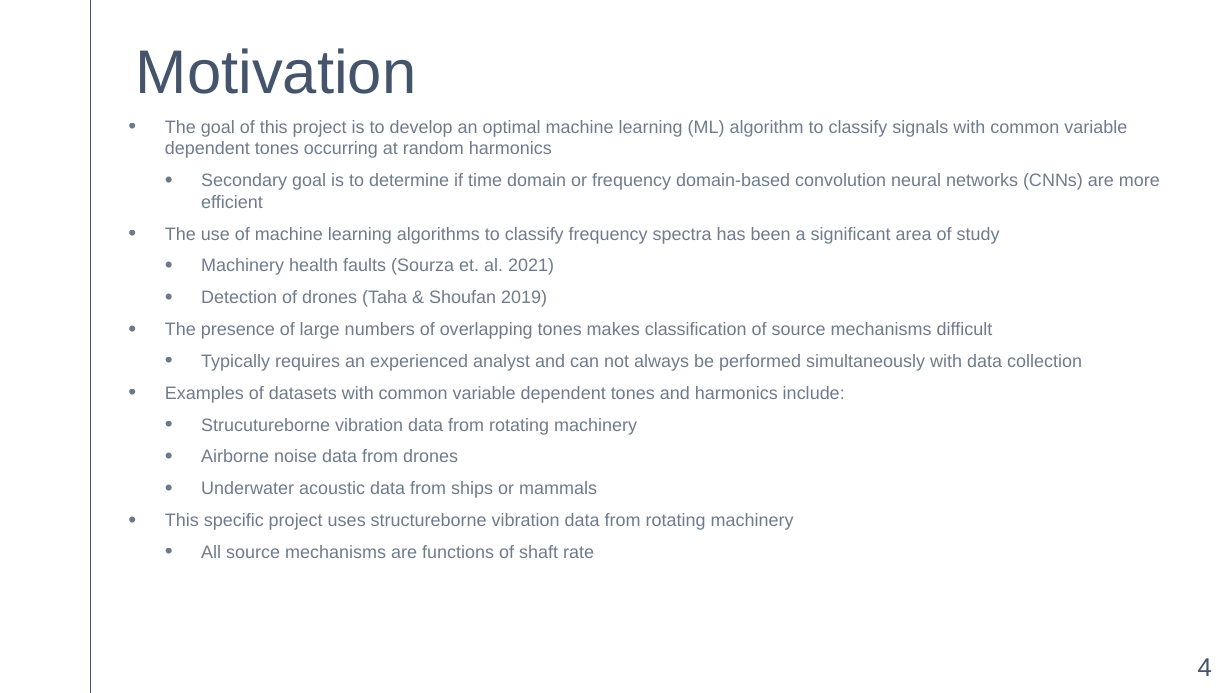
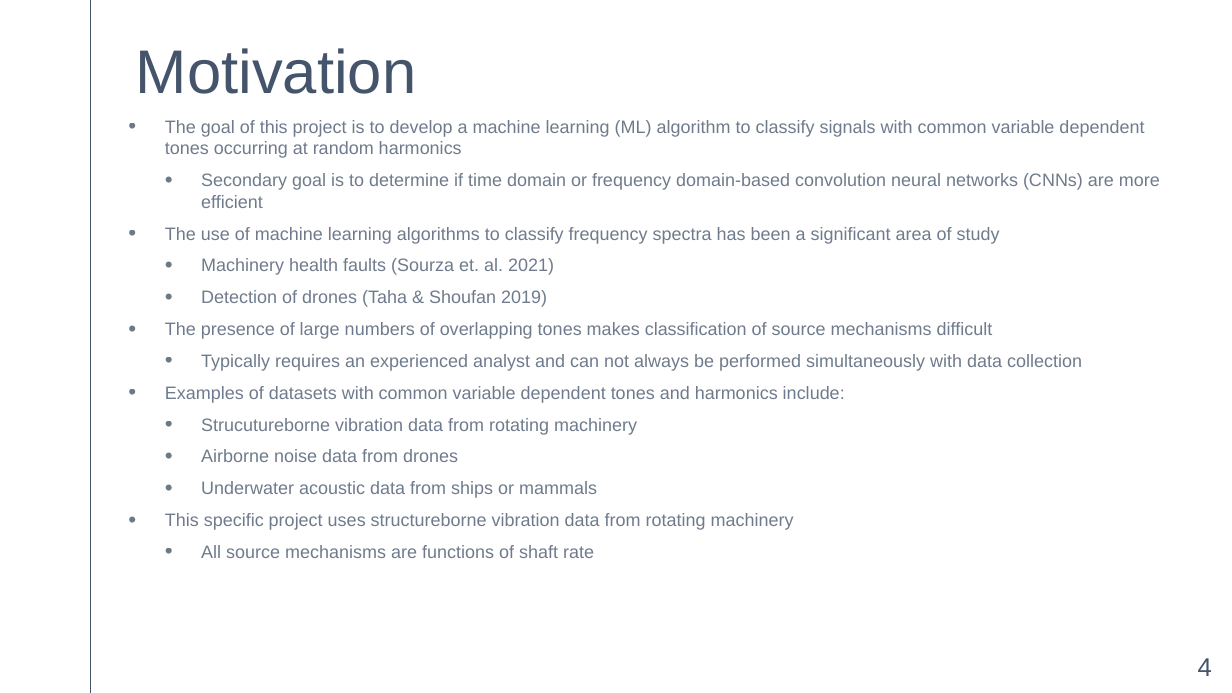
Before and after one commit to cbell14/ELE_594, a slide deck: slide 4 of Classification_of_Harmonics_Using_ML_v1.pptx. Drawn at 1232x693 pixels with LibreOffice and Linux fonts; fonts in the diff are those of the drawing. Boxes give left, top, right and bottom in pixels: in the first picture for what was removed or moved away, otherwise in the second. Text is boxed around its words. In the diff, an @@ line names an element or a change of style, - is before the commit and + after.

Commit message:
Final PPT

```diff
--- a/Classification_of_Harmonics_Using_ML_v1.pptx
+++ b/Classification_of_Harmonics_Using_ML_v1.pptx
@@ text at [165,120,1144,158]: text changed @@
-• The goal of this project is to develop an optimal machine learning (ML) algorithm to classify signals with common variable dependent tones occurring at random harmonics
+• The goal of this project is to develop a machine learning (ML) algorithm to classify signals with common variable dependent tones occurring at random harmonics
```
Also in this commit, not shown: 6 other slides changed.
